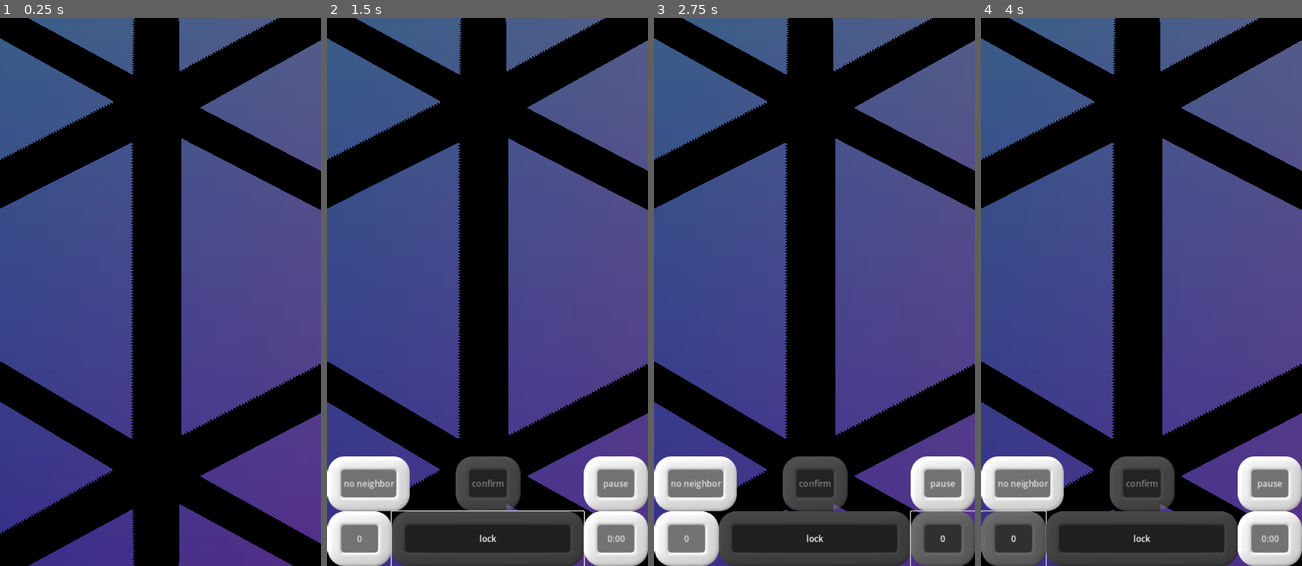
Above: before the commit, frames 1-4 (left to right).
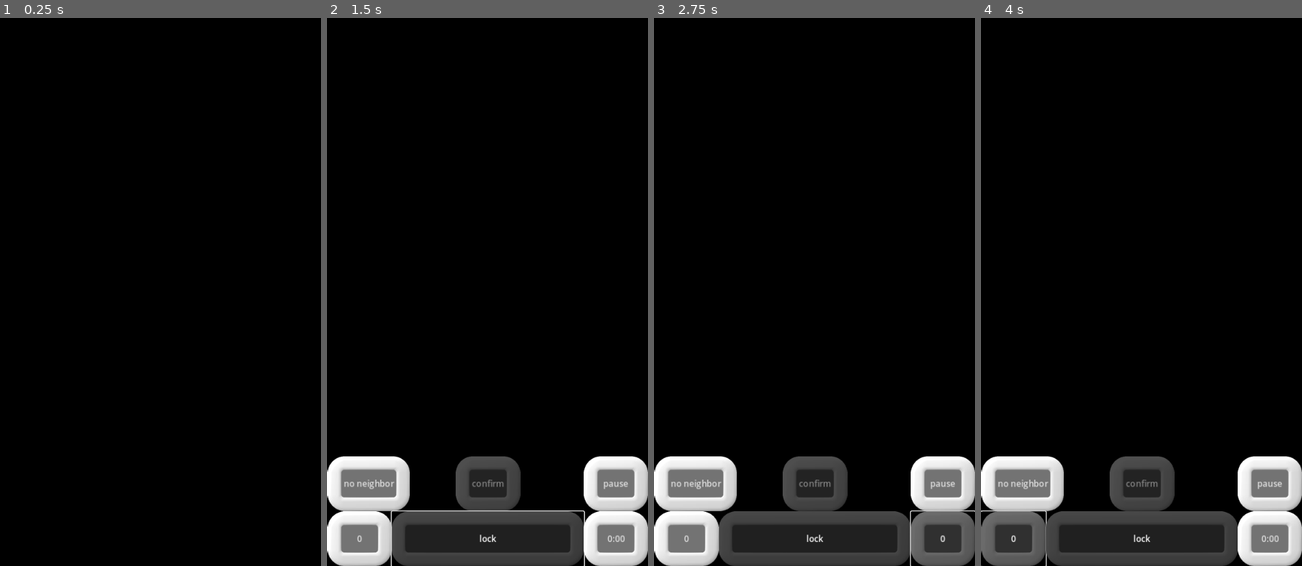
Above: after the commit, the same moments.

Repository: WalynC/sphereSweeperGodot
Game: Godot game, scene res://mainScenes/game.tscn
Same seed, same stepped clock (60 frames per second), same inputs: the game is played once before the commit and once after it.
Inputs:
- Up to frame 1 (0.25 s): no input
- Up to frame 2 (1.5 s): click "0" at 0.5 s; click "lock" at 1.25 s
- Up to frame 3 (2.75 s): click "0:00" at 2 s
- Up to frame 4 (4 s): click "0" at 2.75 s; click "0" at 3.5 s

The runs differ from the first frame. In frame 1, 59% of the frame differs, in the area x 0-100%, y 0-100%; in frame 2, 51%; in frame 3, 51%; in frame 4, 51%.

Commit message:
Rotation now rotates world instead of camera

Diff:
--- a/mainScenes/game.tscn
+++ b/mainScenes/game.tscn
@@ -51,39 +51,45 @@
 
 [sub_resource type="ArrayMesh" id="ArrayMesh_cy6in"]
 
-[node name="Node3D" type="Node3D" node_paths=PackedStringArray("mainMesh", "iconMesh", "glowMesh", "controls", "visLoad")]
+[node name="Node3D" type="Node3D" node_paths=PackedStringArray("mainMesh", "iconMesh", "glowMesh", "controls", "visLoad", "worldPivot")]
 script = ExtResource("1_phl8j")
-mainMesh = NodePath("board")
-iconMesh = NodePath("icosphere")
-glowMesh = NodePath("glowsphere")
+mainMesh = NodePath("WorldPivot/board")
+iconMesh = NodePath("WorldPivot/icosphere")
+glowMesh = NodePath("WorldPivot/glowsphere")
 controls = NodePath("Controls")
 visLoad = NodePath("VisualLoader")
+worldPivot = NodePath("WorldPivot")
 
 [node name="WorldEnvironment" type="WorldEnvironment" parent="."]
 environment = SubResource("Environment_mnlou")
 
-[node name="DirectionalLight3D" type="DirectionalLight3D" parent="."]
-transform = Transform3D(-0.866025, -0.433013, 0.25, 0, 0.5, 0.866025, -0.5, 0.75, -0.433013, 0, 0, 0)
-shadow_enabled = true
+[node name="Controls" type="Node3D" parent="." node_paths=PackedStringArray("gm", "pivot")]
+script = ExtResource("6_pd3oa")
+gm = NodePath("..")
+pivot = NodePath("../WorldPivot")
 
-[node name="board" type="MeshInstance3D" parent="."]
+[node name="WorldPivot" type="Node3D" parent="."]
+
+[node name="board" type="MeshInstance3D" parent="WorldPivot"]
 material_override = ExtResource("2_wc7oy")
 cast_shadow = 0
 mesh = SubResource("ArrayMesh_jt1kb")
+skeleton = NodePath("../..")
 
-[node name="StaticBody3D" type="StaticBody3D" parent="board"]
+[node name="StaticBody3D" type="StaticBody3D" parent="WorldPivot/board"]
 
-[node name="CollisionShape3D" type="CollisionShape3D" parent="board/StaticBody3D"]
+[node name="CollisionShape3D" type="CollisionShape3D" parent="WorldPivot/board/StaticBody3D"]
 shape = SubResource("ConcavePolygonShape3D_s1hfp")
 
-[node name="icosphere" type="MeshInstance3D" parent="."]
+[node name="icosphere" type="MeshInstance3D" parent="WorldPivot"]
 transform = Transform3D(1.01, 0, 0, 0, 1.01, 0, 0, 0, 1.01, 0, 0, 0)
 sorting_offset = 1.0
 material_override = ExtResource("3_3hapr")
 cast_shadow = 0
 mesh = SubResource("ArrayMesh_53dkf")
+skeleton = NodePath("../..")
 
-[node name="glowsphere" type="MeshInstance3D" parent="."]
+[node name="glowsphere" type="MeshInstance3D" parent="WorldPivot"]
 transform = Transform3D(1.0201, 0, 0, 0, 1.0201, 0, 0, 0, 1.0201, 0, 0, 0)
 sorting_offset = 1.0
 material_override = ExtResource("4_w2e11")
@@ -93,16 +99,9 @@
 skeleton = NodePath("../icosphere")
 script = ExtResource("5_lsqos")
 
-[node name="Controls" type="Node3D" parent="." node_paths=PackedStringArray("gm", "pivot")]
-script = ExtResource("6_pd3oa")
-gm = NodePath("..")
-pivot = NodePath("../Node3D")
-
-[node name="Node3D" type="Node3D" parent="."]
-
-[node name="Camera3D" type="Camera3D" parent="Node3D"]
-transform = Transform3D(1, 0, 0, 0, 1, 0, 0, 0, 1, 0, 0, 2)
-fov = 30.0
+[node name="DirectionalLight3D" type="DirectionalLight3D" parent="WorldPivot"]
+transform = Transform3D(1, 0, 0, 0, -1, 8.74228e-08, 0, -8.74228e-08, -1, 0, 0, 1.62405)
+shadow_enabled = true
 
 [node name="Timer" type="Node" parent="." node_paths=PackedStringArray("gm")]
 script = ExtResource("8_jmfnr")
@@ -170,6 +169,10 @@
 offset_bottom = 1024.0
 previousUI = NodePath("../PauseMenu")
 
+[node name="Camera3D" type="Camera3D" parent="."]
+transform = Transform3D(1, 0, 0, 0, 1, 0, 0, 0, 1, 0, 0, 2)
+fov = 30.0
+
 [connection signal="restart_button" from="ControlRoot/lose_screen" to="." method="reset_game"]
 [connection signal="again_button" from="ControlRoot/win_screen" to="." method="reset_game"]
 [connection signal="new_game" from="ControlRoot/PauseMenu" to="." method="reset_game"]
--- a/scripts/GameManager.gd
+++ b/scripts/GameManager.gd
@@ -32,6 +32,7 @@
 
 @export var controls: Controls
 @export var visLoad: VisualLoader
+@export var worldPivot: Node3D
 
 # Called when the node enters the scene tree for the first time.
 func _ready():
--- a/scripts/visual themes/day/CloudManager.gd
+++ b/scripts/visual themes/day/CloudManager.gd
@@ -6,7 +6,7 @@
 func GenerateClouds():
 	print("GenerateClouds")
 	rotDir.resize(clouds.size())
-	reparent(GameManager.instance)
+	reparent(GameManager.instance.worldPivot)
 	print(GameManager.loading)
 	var time = SaveManager.saveData.visualTime if GameManager.loading else 0.0
 	for i in range(0, clouds.size()):
--- a/visualThemes/dayVisualTheme/CloudManager.tscn
+++ b/visualThemes/dayVisualTheme/CloudManager.tscn
@@ -13,7 +13,7 @@
 albedo_color = Color(1, 1, 1, 0.133333)
 albedo_texture = ExtResource("2_amaqu")
 
-[node name="CloudManager" type="Node" node_paths=PackedStringArray("clouds")]
+[node name="CloudManager" type="Node3D" node_paths=PackedStringArray("clouds")]
 script = ExtResource("1_sm0pl")
 clouds = [NodePath("MeshInstance3D"), NodePath("MeshInstance3D2"), NodePath("MeshInstance3D3")]
 
